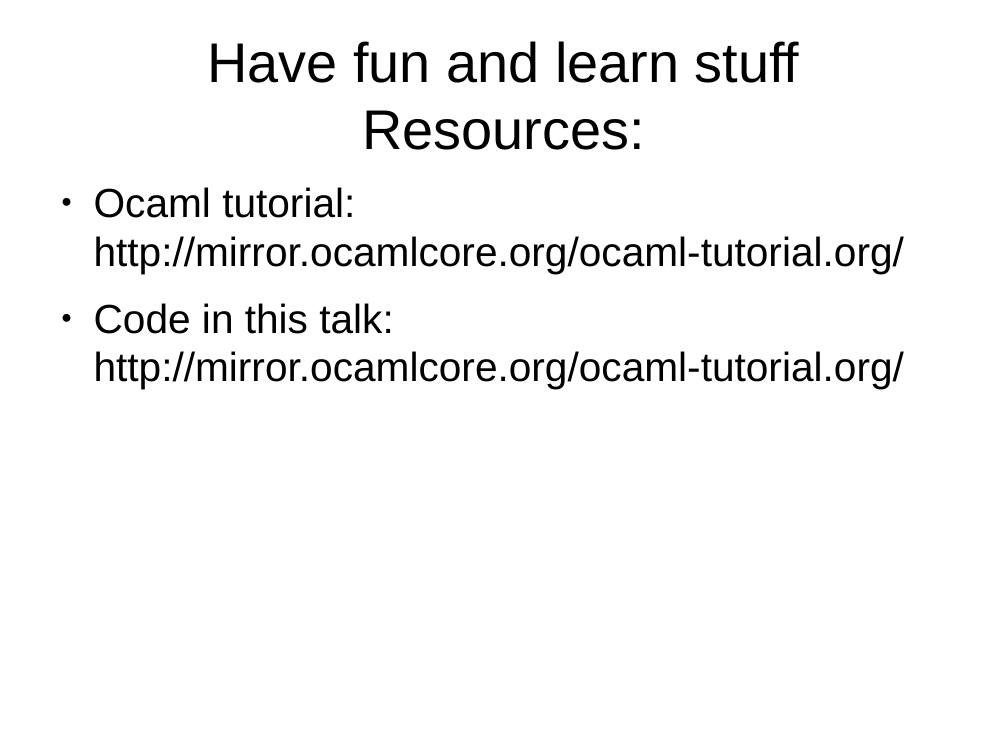
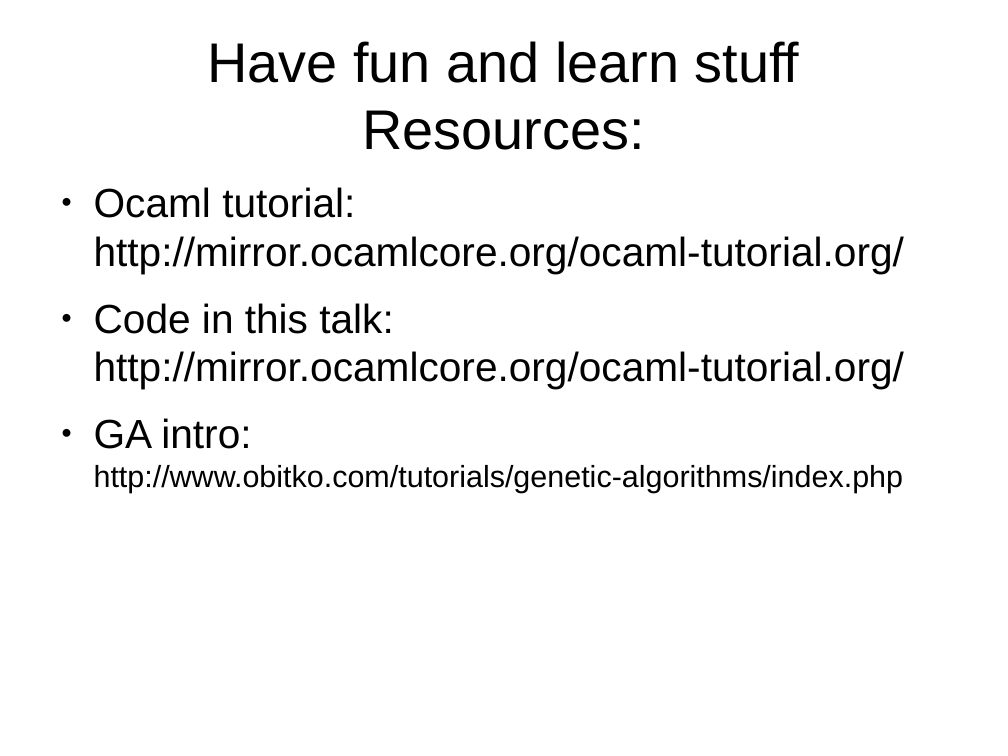
Before and after one commit to philtomson/OSBridge2012Talk, a slide deck: slide 29 of OSBridge2012.odp (slide 24 before the commit). Drawn at 1008x756 pixels with LibreOffice and Linux fonts; fonts in the diff are those of the drawing. Boxes give left, top, right and bottom in pixels: in the first picture for what was removed or moved away, otherwise in the second. Text is boxed around its words. In the diff, an @@ line names an element or a change of style, - is before the commit and + after.

```diff
--- a/OSBridge2012.odp
+++ b/OSBridge2012.odp
@@ text at box(94, 418, 904, 493): paragraph added @@
+● GA intro: http://www.obitko.com/tutorials/genetic-algorithms/index.php
```
Also in this commit, not shown: 4 other slides changed, 5 slides added, 2 other files.
